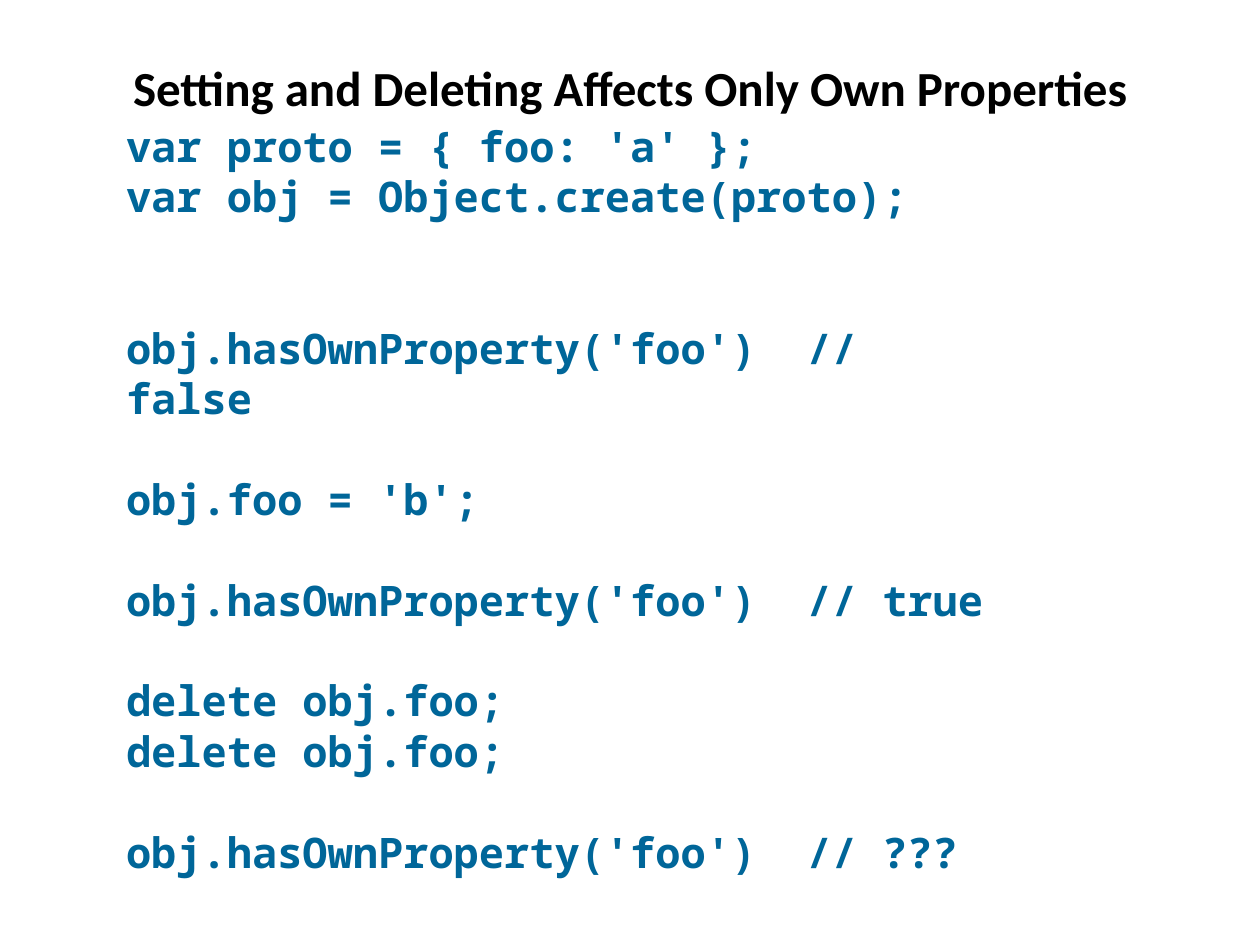
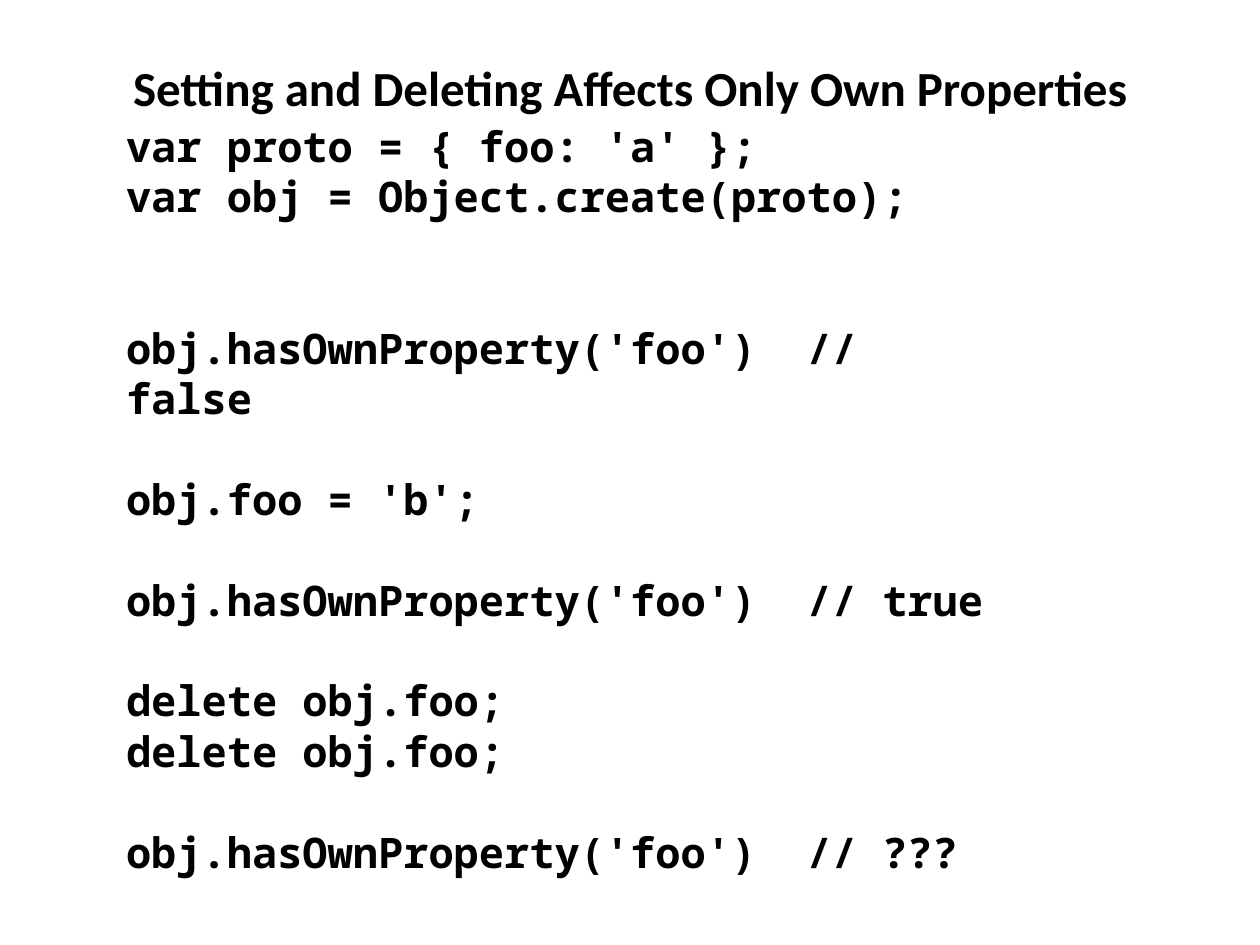
Before and after one commit to dzmitry-varabei/front-end-course, a slide deck: slide 18 of inheritance-in-javascript/Inheritance.pptx. Drawn at 1260x945 pixels with LibreOffice and Linux fonts; fonts in the diff are those of the drawing. Boxes give left, top, right and bottom in pixels: in the first picture for what was removed or moved away, otherwise in the second. Text is boxed around its words. In the diff, an @@ line names an element or a change of style, - is before the commit and + after.

```diff
--- a/inheritance-in-javascript/Inheritance.pptx
+++ b/inheritance-in-javascript/Inheritance.pptx
@@ text "var proto = { foo: ..." at (126,130,983,879): text colour #006699 to #000000 @@
```
Also in this commit, not shown: 10 other slides changed, 1 slide added, 6 slides removed.
